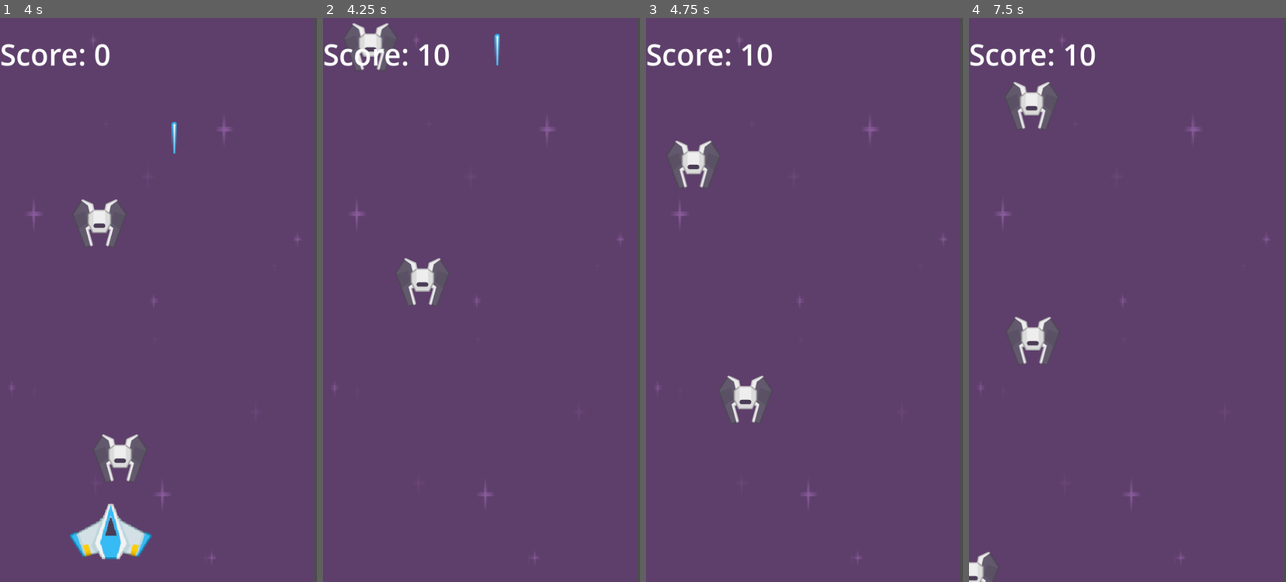
Above: before the commit, frames 1-4 (left to right).
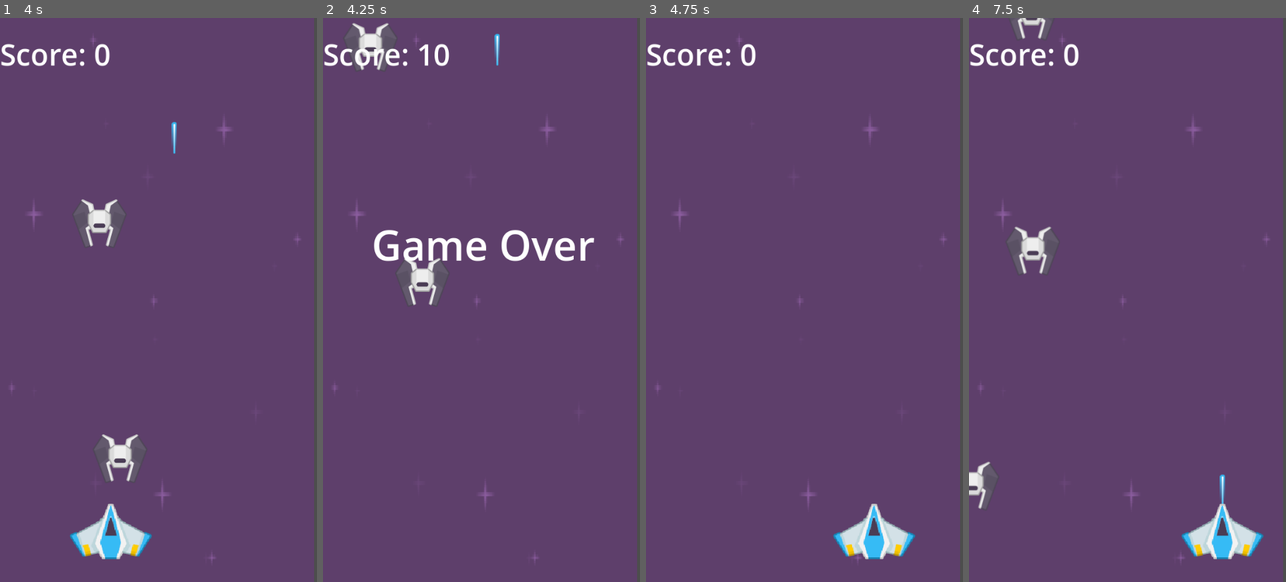
Above: after the commit, the same moments.

Repository: HA5UN0/rfgd-beginner-projects
Game: Godot game, scene res://scenes/main.tscn
Two runs of this game, one before a commit and one after it. Both use one fixed random seed, a clock stepped at 60 frames per second and the inputs below.
Inputs (mouse positions are in pixels of both pictures, inside the frame that each line leads up to):
- Up to frame 1 (4 s): tap Enter (ui_accept) at 0.5, 0.6, 0.77, 1.07, 1.52, 1.55, 1.82, 2.1, 3.02, 3.05, 3.32, 3.6, 3.77 s; move the mouse to (142, 412) at 0.52 s; move the mouse to (253, 384) at 1.27 s; tap Space (fire) at 1.35, 2.85 s; move the mouse to (63, 215) at 2.02 s; move the mouse to (174, 300) at 2.77 s; move the mouse to (110, 159) at 3.52 s
- Up to frame 2 (4.25 s): tap Enter (ui_accept) at 4.07 s
- Up to frame 3 (4.75 s): move the mouse to (874, 271) at 4.27 s; tap Space (fire) at 4.35 s; tap Enter (ui_accept) at 4.52, 4.55 s
- Up to frame 4 (7.5 s): tap Enter (ui_accept) at 4.82, 5.1, 6.02, 6.05, 6.32, 6.6, 6.77, 7.07 s; move the mouse to (1064, 328) at 5.02 s; move the mouse to (1159, 175) at 5.77 s; tap Space (fire) at 5.85, 7.35 s; move the mouse to (1111, 412) at 6.52 s; move the mouse to (1222, 384) at 7.27 s

Frame 1 is identical in both runs. In frame 2, 1.4% of the frame differs, in the area x 16-86%, y 37-44%; in frame 3, 2.9%; in frame 4, 4.5%, in the area x 0-93%, y 0-100%.

Commit message:
setup game over and reset functions

Diff:
--- a/space_shooter/scenes/main.tscn
+++ b/space_shooter/scenes/main.tscn
@@ -8,6 +8,7 @@
 [ext_resource type="PackedScene" uid="uid://l6pm7hn2rl2h" path="res://scenes/enemy.tscn" id="6_7asll"]
 [ext_resource type="Script" path="res://scripts/label_score.gd" id="6_7frld"]
 [ext_resource type="Script" path="res://scripts/enemy_spawner.gd" id="6_wj17k"]
+[ext_resource type="Script" path="res://scripts/label_game_over.gd" id="7_8sa31"]
 
 [sub_resource type="CircleShape2D" id="CircleShape2D_mvrvi"]
 radius = 57.3149
@@ -72,6 +73,7 @@
 label_settings = SubResource("LabelSettings_81mjf")
 horizontal_alignment = 1
 vertical_alignment = 1
+script = ExtResource("7_8sa31")
 
 [node name="EnemySpawner" type="Node2D" parent="."]
 script = ExtResource("6_wj17k")
--- /dev/null
+++ b/space_shooter/scripts/label_game_over.gd
@@ -0,0 +1,13 @@
+extends Label
+
+
+@onready var maninScene = $"../.."
+
+func _process(delta: float) -> void:
+	if maninScene.is_game_over == true:
+		self.visible = true
+
+	# resets game
+	if Input.is_action_just_pressed("ui_accept") and maninScene.is_game_over == true:
+		get_tree().reload_current_scene()
+		maninScene.reset_values()
Not shown: 1 places in space_shooter/scenes/main.tscn that only renumber resources
